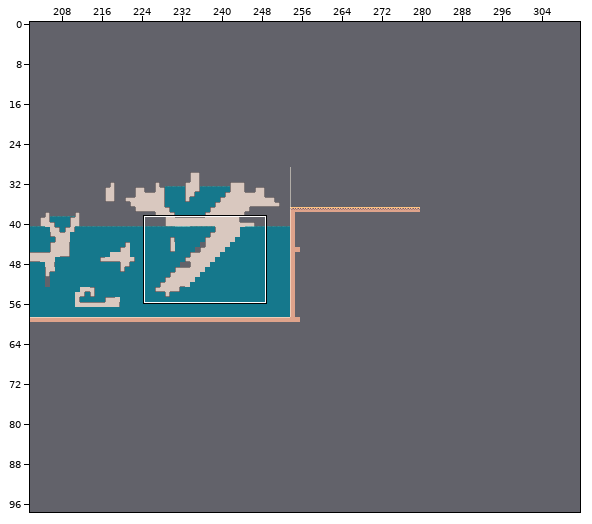
A Tiled map gets an edit: content/tilemap/map.tmx. Above: a wide view before the commit, with the close-up outlined.
Close-up. Before:
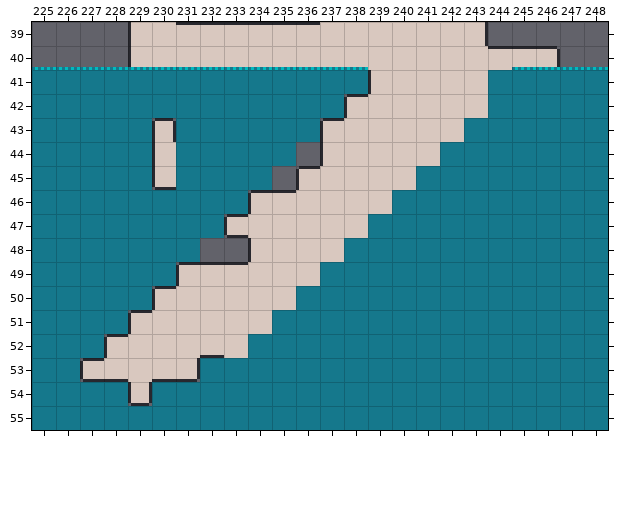
Cells are 8x8 px. Shown: x 225..248, y 39..55. The commit also changed other parts of the map, which this record leaves out.
After the commit:
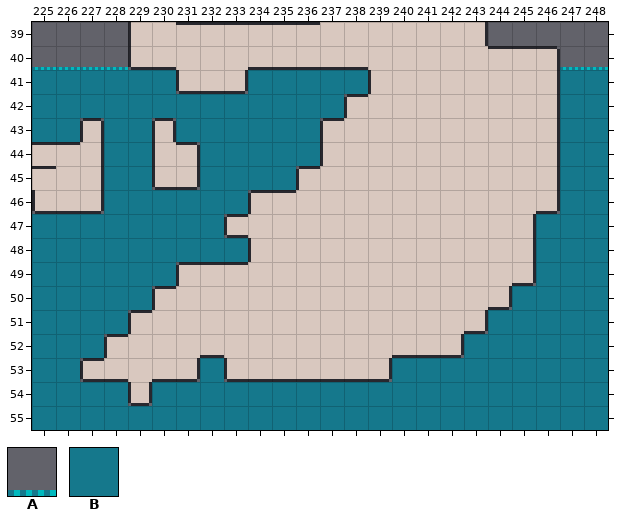
Key: from "panda_tileset": A 32, B 33.
_ is an empty cell.
What changed:
{"where": "layer \"water\""}
{"y":40,"x":229,"old":"AAAAAAAAAA","new":"__________"}
{"y":40,"x":245,"old":"AA","new":"__"}
{"y":41,"x":231,"old":"BBB","new":"___"}
{"y":41,"x":244,"old":"BBB","new":"___"}
{"y":42,"x":244,"old":"BBB","new":"___"}
{"y":43,"x":227,"old":"B","new":"_"}
{"y":43,"x":243,"old":"BBBB","new":"____"}
{"y":44,"x":225,"old":"BBB","new":"___"}
{"y":44,"x":231,"old":"B","new":"_"}
{"y":44,"x":236,"old":"_","new":"B"}
{"y":44,"x":242,"old":"BBBBB","new":"_____"}
{"y":45,"x":225,"old":"BBB","new":"___"}
{"y":45,"x":231,"old":"B","new":"_"}
{"y":45,"x":235,"old":"_","new":"B"}
{"y":45,"x":241,"old":"BBBBBB","new":"______"}
{"y":46,"x":225,"old":"BBB","new":"___"}
{"y":46,"x":240,"old":"BBBBBBB","new":"_______"}
{"y":47,"x":239,"old":"BBBBBBB","new":"_______"}
{"y":48,"x":232,"old":"__","new":"BB"}
{"y":48,"x":238,"old":"BBBBBBBB","new":"________"}
{"y":49,"x":237,"old":"BBBBBBBBB","new":"_________"}
{"y":50,"x":236,"old":"BBBBBBBBB","new":"_________"}
{"y":51,"x":235,"old":"BBBBBBBBB","new":"_________"}
{"y":52,"x":234,"old":"BBBBBBBBB","new":"_________"}
{"y":53,"x":233,"old":"BBBBBBB","new":"_______"}
{"label":"changed","picture_box":[128,67,560,382]}
{"label":"removed","picture_box":[32,118,104,214]}
